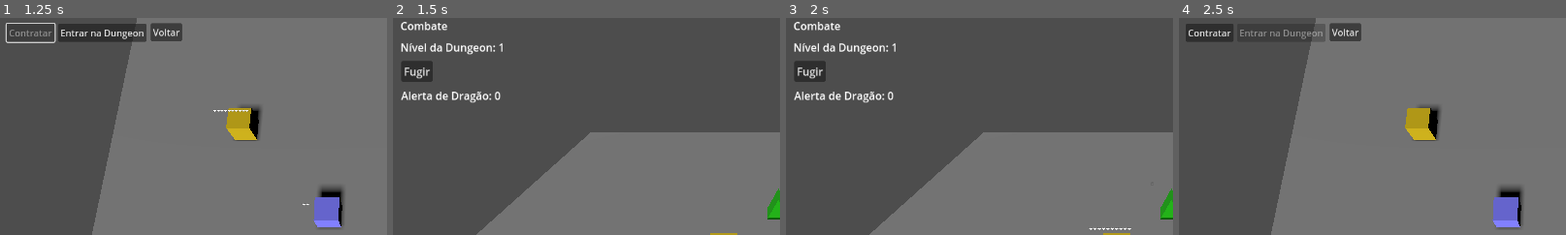
Above: before the commit, frames 1-4 (left to right).
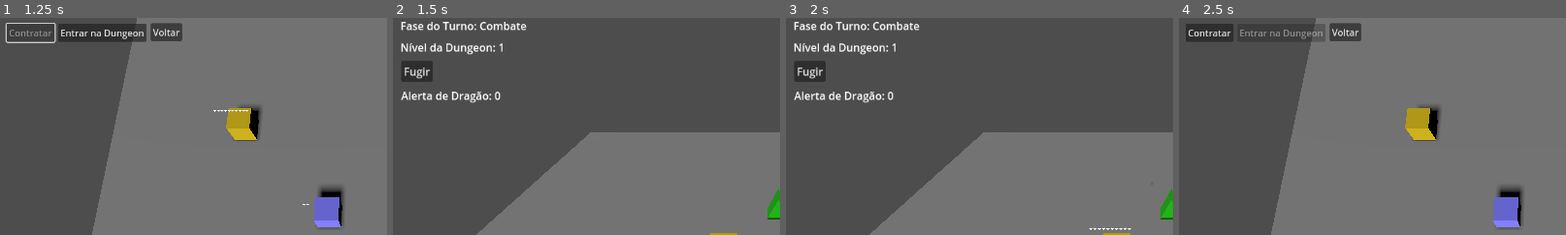
Above: after the commit, the same moments.

Repository: lazaromenezes/dungeon-explorer-godot
Game: Godot game, scene res://scenes/tavern/tavern.tscn
Same seed, same stepped clock (60 frames per second), same inputs: the game is played once before the commit and once after it.
Inputs:
- Up to frame 1 (1.25 s): click "Contratar" at 0.5 s
- Up to frame 2 (1.5 s): click "Entrar na Dungeon" at 1.25 s
- Up to frame 3 (2 s): no input
- Up to frame 4 (2.5 s): click "Fugir" at 2 s
The pictures show only the part of the screen within x 0-50%, y 0-50%; the shares and areas given below are measured in that part.

Frame 1 is identical in both runs. In frame 2, 0.7% of the frame differs, in the area x 2-35%, y 1-6%; in frame 3, 0.7%; in frame 4, nothing differs.

Commit message:
Move some hud code to it's own script

Diff:
--- a/scenes/dungeon/dungeon.gd
+++ b/scenes/dungeon/dungeon.gd
@@ -2,9 +2,6 @@
 
 signal current_phase_completed()
 
-const DUNGEON_LEVEL_LABEL: String = "Nível da Dungeon: %s"
-const DRAGON_AWARENESS_LABEL: String = "Alerta de Dragão: %d"
-const CURRENT_PHASE_LABEL: String = "Fase do Turno: %s"
 const TURN_PHASES_PATH = "res://scripts/game_logic/turn_phases"
 
 const DungeonState = preload("res://scripts/game_logic/dungeon_state.gd")
@@ -13,8 +10,6 @@
 const LootPhase = preload("%s/loot_phase.gd" % TURN_PHASES_PATH)
 const DragonPhase = preload("%s/dragon_phase.gd" % TURN_PHASES_PATH)
 const RegroupPhase = preload("%s/regroup_phase.gd" % TURN_PHASES_PATH)
-
-const Alert = preload("res://scenes/ui/alert/alert.tscn")
 
 @export var rollable_items: Array[RollableItem]
 
@@ -34,7 +29,7 @@
 
 func _initialize_state():
 	_dungeon_state = DungeonState.new(rollable_items)
-	_dungeon_state.level_changed.connect(_on_level_changed)
+	_dungeon_state.level_changed.connect($ExplorationHUD.on_level_changed)
 
 func _initialize_phases():
 	var roll_phase = RollPhase.new(_dungeon_state)
@@ -47,6 +42,7 @@
 
 	for phase in _turn_order:
 		phase.started.connect(_on_phase_started)
+		phase.started.connect($ExplorationHUD.on_phase_started)
 		phase.completed.connect(_on_phase_completed)
 
 func _start_turn():
@@ -64,7 +60,7 @@
 		enemy.stats.current_health = 0
 		enemy.selected.connect(_on_enemy_selected)
 
-	$Dragon.alerted.connect(_on_dragon_alerted)
+	$Dragon.alerted.connect($ExplorationHUD.on_dragon_alerted)
 
 func _start_loot_items():
 	for item in $Loot.get_children():
@@ -85,11 +81,11 @@
 		_selected_hireling.attack(enemy)
 		_finish_hireling_action()
 	else:
-		_show_alert("Escolha o aventureiro primeiro")
+		$ExplorationHUD.show_alert("Escolha o aventureiro primeiro")
 
 func _on_loot_selected(item: LootItem):
 	if not _current_phase is LootPhase:
-		_show_alert("Aguarde a fase de saque")
+		$ExplorationHUD.show_alert("Aguarde a fase de saque")
 		return
 
 	if _selected_hireling != null:
@@ -97,14 +93,14 @@
 		await item.resolved
 		_finish_hireling_action()
 	else:
-		_show_alert("Escolha o aventureiro primeiro")
+		$ExplorationHUD.show_alert("Escolha o aventureiro primeiro")
 
 func _on_dragon_selected(enemy: Enemy):
 	if(_selected_hireling != null):
 		_selected_hireling.attack(enemy)
 		_finish_hireling_action()
 	else:
-		_show_alert("Escolha o aventureiro primeiro")
+		$ExplorationHUD.show_alert("Escolha o aventureiro primeiro")
 
 func _finish_hireling_action():
 	_unselect_current_hireling()
@@ -125,20 +121,13 @@
 		total_hirelings += hireling.stats.current_health
 
 	if total_hirelings == 0:
-		$HUD/GameOverDialog.show()
-
-func _on_level_changed(current_level: int):
-	$HUD/DungeonLevelText.text = DUNGEON_LEVEL_LABEL % current_level
-
-func _on_dragon_alerted(dragon_awareness: int):
-	$HUD/DragonAwereness.text = DRAGON_AWARENESS_LABEL % dragon_awareness
+		$ExplorationHUD.show_game_over()
 
 func _regroup_phase_start():
 	get_tree().call_group("hirelings_group", "rest")
-	$HUD/NextWaveDialog.show()
+	$ExplorationHUD.ask_for_next_wave()
 
-func _on_phase_started(phase_name: String):
-	$HUD/CurrentPhase.text = phase_name
+func _on_phase_started(_phase_name: String):
 	await get_tree().create_timer(0.1).timeout
 	_current_phase.check_completion()
 
@@ -156,14 +145,5 @@
 func _on_run_away():
 	get_tree().change_scene_to_file("res://scenes/tavern/tavern.tscn")
 
-func _show_alert(message: String):
-	var alert = Alert.instantiate()
-	alert.visible = false
-	alert.message = message
-	$HUD.add_child(alert)
-	alert.show()
-	await alert.confirmed
-	alert.queue_free()
-
 func _on_chest_resolved(looted_items):
 	print(looted_items)
--- a/scenes/dungeon/dungeon.tscn
+++ b/scenes/dungeon/dungeon.tscn
@@ -14,6 +14,7 @@
 [ext_resource type="PackedScene" uid="uid://c16ipdtlnb1tb" path="res://scenes/items/loot_item/potion/potion.tscn" id="11_y5i8w"]
 [ext_resource type="PackedScene" uid="uid://bolydffmm1fbj" path="res://scenes/ui/confirm_dialog/confirm_dialog.tscn" id="12_5w3xi"]
 [ext_resource type="PackedScene" uid="uid://dlhgghgtdi7id" path="res://scenes/characters/enemies/dragon/dragon.tscn" id="12_ykxjg"]
+[ext_resource type="Script" path="res://scenes/dungeon/hud.gd" id="13_bd57x"]
 
 [sub_resource type="BoxShape3D" id="BoxShape3D_d4yv6"]
 size = Vector3(5, 0.2, 5)
@@ -94,7 +95,7 @@
 transform = Transform3D(1, 0, 0, 0, 1, 0, 0, 0, 1, 0, 0.1544, -0.773635)
 visible = false
 
-[node name="HUD" type="Control" parent="."]
+[node name="ExplorationHUD" type="Control" parent="."]
 layout_mode = 3
 anchors_preset = 15
 anchor_right = 1.0
@@ -102,15 +103,16 @@
 grow_horizontal = 2
 grow_vertical = 2
 mouse_filter = 1
+script = ExtResource("13_bd57x")
 
-[node name="NextWaveDialog" parent="HUD" instance=ExtResource("12_5w3xi")]
+[node name="NextWaveDialog" parent="ExplorationHUD" instance=ExtResource("12_5w3xi")]
 visible = false
 layout_mode = 1
 message = "Ir para o próximo nível?"
 confirm_button = "Sim"
 cancel_button = "Não"
 
-[node name="RunAwayButton" type="Button" parent="HUD"]
+[node name="RunAwayButton" type="Button" parent="ExplorationHUD"]
 layout_mode = 0
 offset_left = 15.0
 offset_top = 64.0
@@ -118,7 +120,7 @@
 offset_bottom = 95.0
 text = "Fugir"
 
-[node name="DungeonLevelText" type="Label" parent="HUD"]
+[node name="DungeonLevelText" type="Label" parent="ExplorationHUD"]
 layout_mode = 0
 offset_left = 14.0
 offset_top = 32.0
@@ -126,7 +128,7 @@
 offset_bottom = 58.0
 text = "Nível da Dungeon: 0"
 
-[node name="DragonAwereness" type="Label" parent="HUD"]
+[node name="DragonAwereness" type="Label" parent="ExplorationHUD"]
 layout_mode = 0
 offset_left = 15.0
 offset_top = 104.0
@@ -134,14 +136,14 @@
 offset_bottom = 130.0
 text = "Alerta de Dragão: 0"
 
-[node name="CurrentPhase" type="Label" parent="HUD"]
+[node name="CurrentPhase" type="Label" parent="ExplorationHUD"]
 layout_mode = 0
 offset_left = 14.0
 offset_right = 154.0
 offset_bottom = 26.0
 text = "Fase do Turno: %s"
 
-[node name="GameOverDialog" parent="HUD" instance=ExtResource("7_qitpp")]
+[node name="GameOverDialog" parent="ExplorationHUD" instance=ExtResource("7_qitpp")]
 layout_mode = 0
 anchors_preset = 0
 anchor_right = 0.0
@@ -151,7 +153,7 @@
 message = "Você não tem mais ações"
 ok_button = "Fugir"
 
-[connection signal="cancelled" from="HUD/NextWaveDialog" to="." method="_on_next_wave_cancelled"]
-[connection signal="confirmed" from="HUD/NextWaveDialog" to="." method="_on_next_wave_confirmed"]
-[connection signal="pressed" from="HUD/RunAwayButton" to="." method="_on_run_away"]
-[connection signal="confirmed" from="HUD/GameOverDialog" to="." method="_on_run_away"]
+[connection signal="cancelled" from="ExplorationHUD/NextWaveDialog" to="." method="_on_next_wave_cancelled"]
+[connection signal="confirmed" from="ExplorationHUD/NextWaveDialog" to="." method="_on_next_wave_confirmed"]
+[connection signal="pressed" from="ExplorationHUD/RunAwayButton" to="." method="_on_run_away"]
+[connection signal="confirmed" from="ExplorationHUD/GameOverDialog" to="." method="_on_run_away"]
--- /dev/null
+++ b/scenes/dungeon/hud.gd
@@ -0,0 +1,32 @@
+extends Control
+class_name ExplorationHud
+
+const DUNGEON_LEVEL_LABEL: String = "Nível da Dungeon: %s"
+const DRAGON_AWARENESS_LABEL: String = "Alerta de Dragão: %d"
+const CURRENT_PHASE_LABEL: String = "Fase do Turno: %s"
+
+const Alert = preload("res://scenes/ui/alert/alert.tscn")
+
+func show_alert(message: String):
+	var alert = Alert.instantiate()
+	alert.visible = false
+	alert.message = message
+	add_child(alert)
+	alert.show()
+	await alert.confirmed
+	alert.queue_free()
+
+func ask_for_next_wave():
+	$NextWaveDialog.show()
+
+func show_game_over():
+	$GameOverDialog.show()
+
+func on_phase_started(phase_name: String):
+	$CurrentPhase.text = CURRENT_PHASE_LABEL % phase_name
+
+func on_level_changed(current_level: int):
+	$DungeonLevelText.text = DUNGEON_LEVEL_LABEL % current_level
+
+func on_dragon_alerted(dragon_awareness: int):
+	$DragonAwereness.text = DRAGON_AWARENESS_LABEL % dragon_awareness
--- a/scenes/items/loot_item/potion/potion.gd
+++ b/scenes/items/loot_item/potion/potion.gd
@@ -5,6 +5,6 @@
 	super._ready()
 	used.connect(_on_used)
 
-func _on_used(amount: int):
+func _on_used(_amount: int):
 	await get_tree().create_timer(0.5).timeout
 	resolved.emit(null)
--- a/scripts/game_logic/turn_phases/dragon_phase.gd
+++ b/scripts/game_logic/turn_phases/dragon_phase.gd
@@ -1,7 +1,7 @@
 extends RefCounted
 class_name DragonPhase
 
-const NAME: String = "Fase do Dragão"
+const NAME: String = "Combate com Dragão"
 
 signal completed
 signal started(name: String)
--- a/scripts/game_logic/turn_phases/regroup_phase.gd
+++ b/scripts/game_logic/turn_phases/regroup_phase.gd
@@ -1,7 +1,7 @@
 extends RefCounted
 class_name RegroupPhase
 
-const NAME: String = "Fase de Reagrupar"
+const NAME: String = "Reagrupar"
 
 signal completed()
 signal started(name: String)
Not shown: 1 places in scenes/dungeon/dungeon.tscn that only renumber resources
